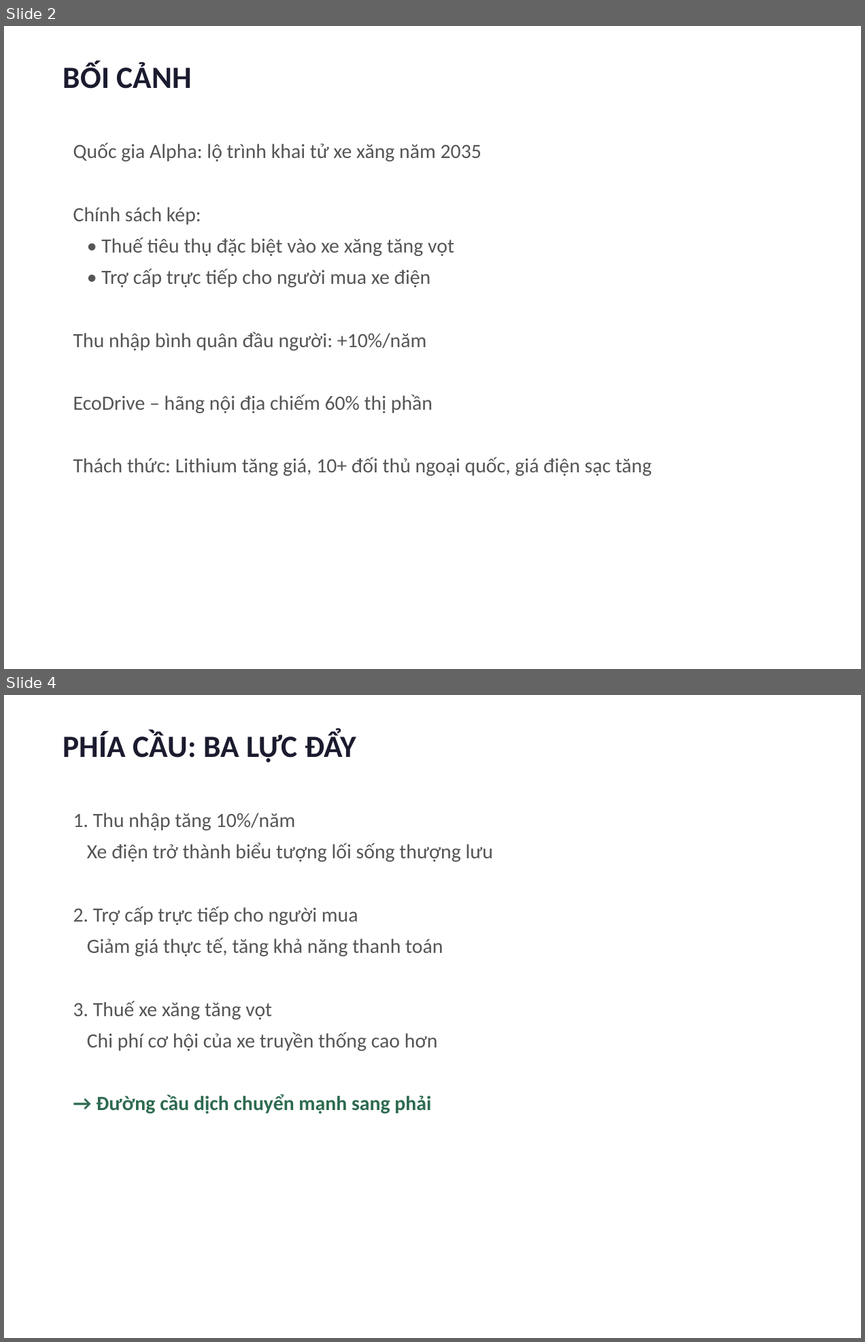
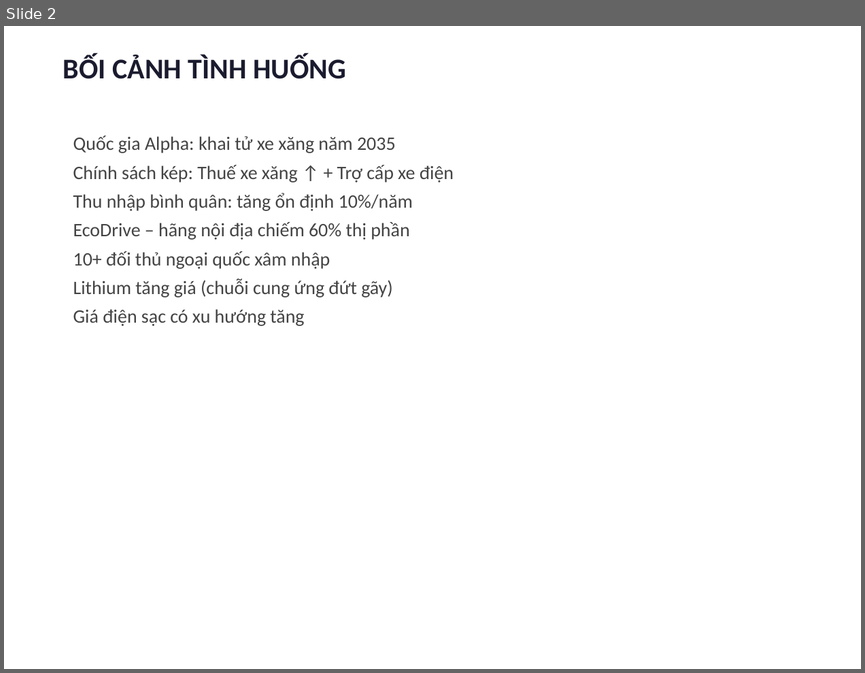
Before and after one commit to nhandanhhuynh/MBA-Knowledge-Vault, a slide deck: 01_Courses/01_Active/00_BSKT/00_Kinh Te Vi Mo/07_AI-Workspace/Outputs/Xe-dien-Alpha-Trinh-bay.pptx. Shown one above the other, each under a label of ours: slides 2 and 4 before the commit, slide 2 after it; the slides between them are not shown. The pictures are 865x1342 and 865x673 pixels, drawn with LibreOffice and Linux fonts; fonts in the diff are those of the drawing. Boxes give left, top, right and bottom in pixels: in the first picture for what was removed or moved away, otherwise in the second. Text is boxed around its words. In the diff, an @@ line names an element or a change of style, - is before the commit and + after.

```diff
--- a/01_Courses/01_Active/00_BSKT/00_Kinh Te Vi Mo/07_AI-Workspace/Outputs/Xe-dien-Alpha-Trinh-bay.pptx
+++ b/01_Courses/01_Active/00_BSKT/00_Kinh Te Vi Mo/07_AI-Workspace/Outputs/Xe-dien-Alpha-Trinh-bay.pptx
@@ slide 4 removed at [4,695,861,1338], background #FFFFFF @@
@@ text removed at [63,731,356,762] @@
-PHÍA CẦU: BA LỰC ĐẨY
@@ text removed at [73,813,493,1114] @@
-1. Thu nhập tăng 10%/năm
-Xe điện trở thành biểu tượng lối sống thượng lưu
-2. Trợ cấp trực tiếp cho người mua
-Giảm giá thực tế, tăng khả năng thanh toán
-3. Thuế xe xăng tăng vọt
-Chi phí cơ hội của xe truyền thống cao hơn
-→ Đường cầu dịch chuyển mạnh sang phải
@@ slide 2 changed as well @@
@@ text at [63,55,346,79]: text changed; size 26 to 24 pt @@
-BỐI CẢNH
+BỐI CẢNH TÌNH HUỐNG
@@ text "Quốc gia Alpha: khai tử ...": place and size @@
-text "Quốc gia Alpha: khai tử ..." at [73,142,652,475]
+text "Quốc gia Alpha: khai tử ..." at [73,135,453,326]
@@ text at [73,135,453,211]: text changed; size 17 to 16 pt; text colour #555555 to #444444 @@
-Quốc gia Alpha: lộ trình khai tử xe xăng năm 2035
-Chính sách kép:
-• Thuế tiêu thụ đặc biệt vào xe xăng tăng vọt
-• Trợ cấp trực tiếp cho người mua xe điện
-Thu nhập bình quân đầu người: +10%/năm
+Quốc gia Alpha: khai tử xe xăng năm 2035
+Chính sách kép: Thuế xe xăng ↑ + Trợ cấp xe điện
+Thu nhập bình quân: tăng ổn định 10%/năm
@@ text at [73,222,409,240]: size 17 to 16 pt, text colour #555555 to #444444 in "EcoDrive – hãng nội địa chiếm 60% ..."; less space between paragraphs @@
@@ text at [73,251,393,326]: text changed; size 17 to 16 pt; text colour #555555 to #444444 @@
-Thách thức: Lithium tăng giá, 10+ đối thủ ngoại quốc, giá điện sạc tăng
+10+ đối thủ ngoại quốc xâm nhập
+Lithium tăng giá (chuỗi cung ứng đứt gãy)
+Giá điện sạc có xu hướng tăng
```
Also in this commit, not shown: 10 other slides changed, 7 slides added, 6 other slides removed, 12 other files.
